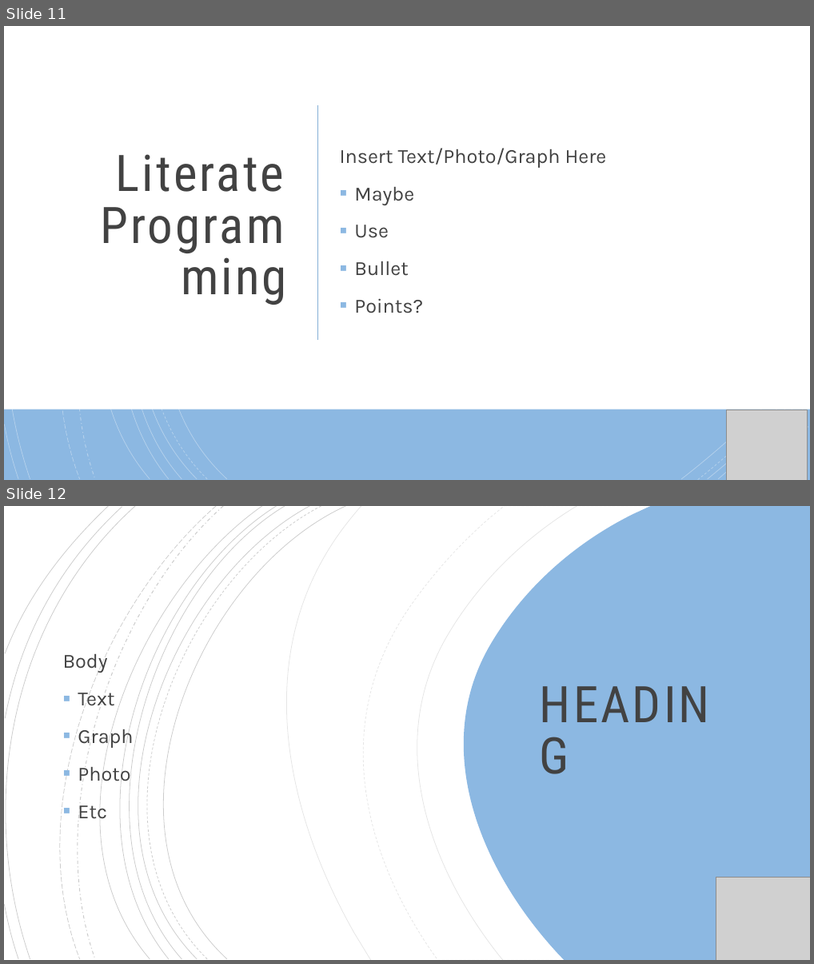
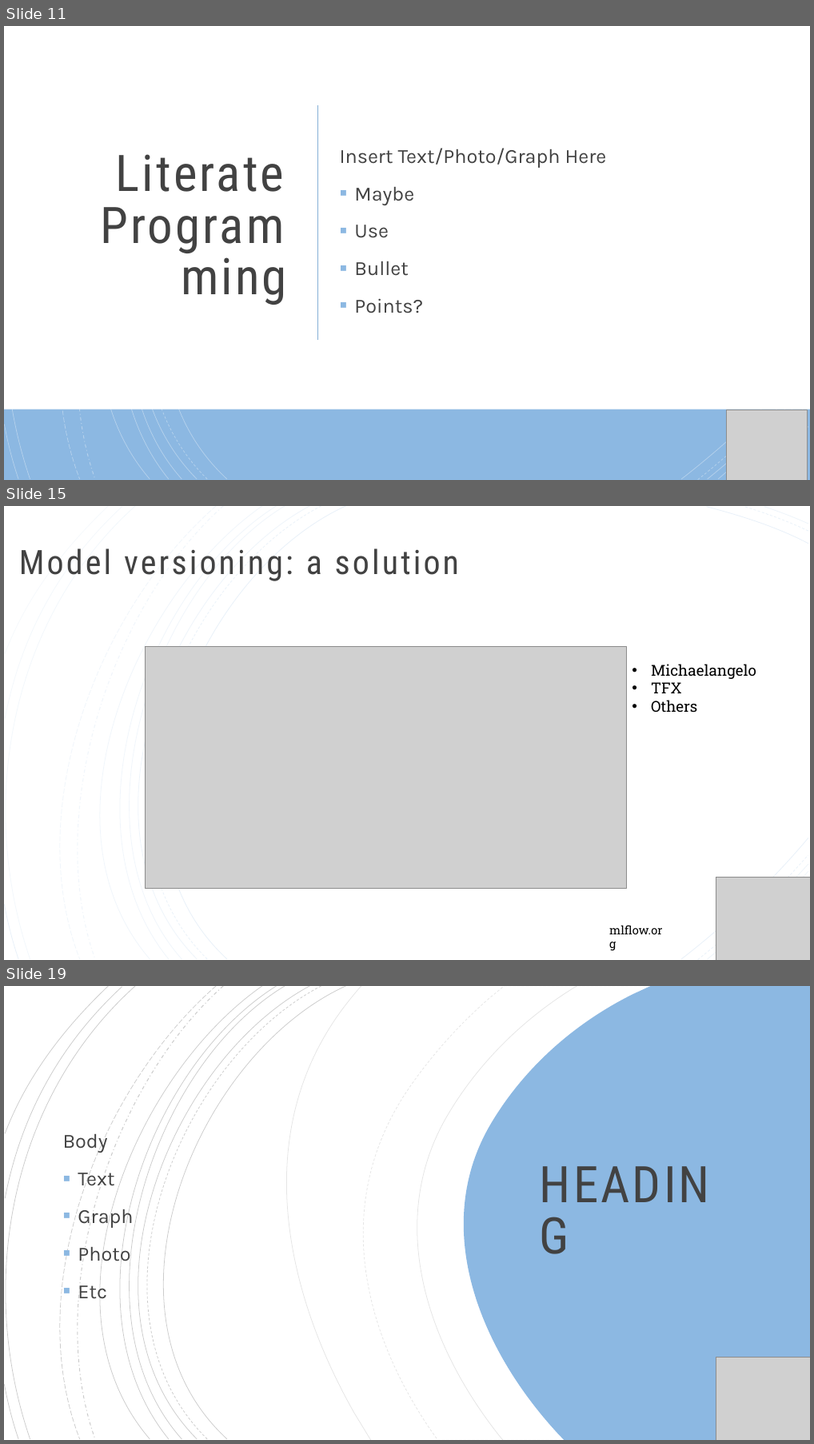
Before and after one commit to vanderbilt-data-science/reproducible-ds, a slide deck: MakingDataScienceReproducible.pptx. Shown one above the other, each under a label of ours: slides 11 and 12 before the commit, slides 11, 15 and 19 after it; the slides between them are not shown. The pictures are 814x964 and 814x1444 pixels, drawn with LibreOffice and Linux fonts; fonts in the diff are those of the drawing; grey boxes stand for pictures. Boxes give left, top, right and bottom in pixels: in the first picture for what was removed or moved away, otherwise in the second. Text is boxed around its words. In the diff, an @@ line names an element or a change of style, - is before the commit and + after.

Commit message:
updated with versioning for models and environments

```diff
--- a/MakingDataScienceReproducible.pptx
+++ b/MakingDataScienceReproducible.pptx
@@ slide 15 added at box(4, 506, 810, 960), background #FFFFFF; not listed: 16 template elements that a slide beside it also shows @@
@@ rectangle added at box(4, 506, 810, 960), fill #FFFFFF @@
@@ group added at box(4, 506, 809, 960): 19 freeform shapes @@
@@ title added at box(19, 548, 459, 581), 40 pt, text #424242 @@
+Model versioning: a solution
@@ picture added at box(145, 646, 626, 888) @@
@@ text added at box(651, 664, 757, 712), 18 pt, text #000000 @@
+• Michaelangelo
+• TFX
+• Others
@@ picture added at box(717, 877, 810, 960) @@
@@ text added at box(610, 924, 662, 934), 14 pt, text #000000 @@
+mlflow.org
@@ what was slide 12 is now slide 19 @@
```
Also in this commit, not shown: 6 other slides added, 1 other file.
